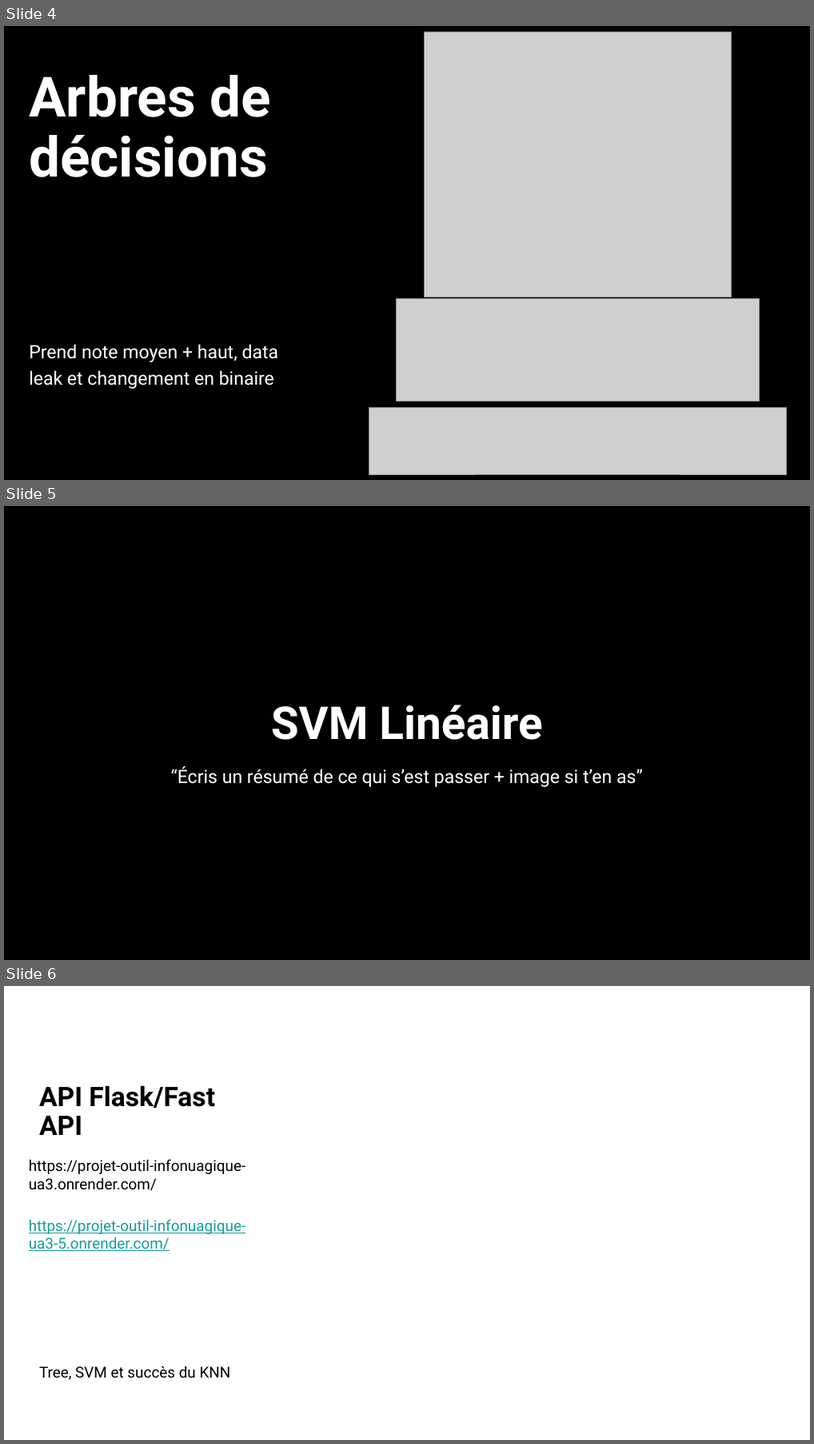
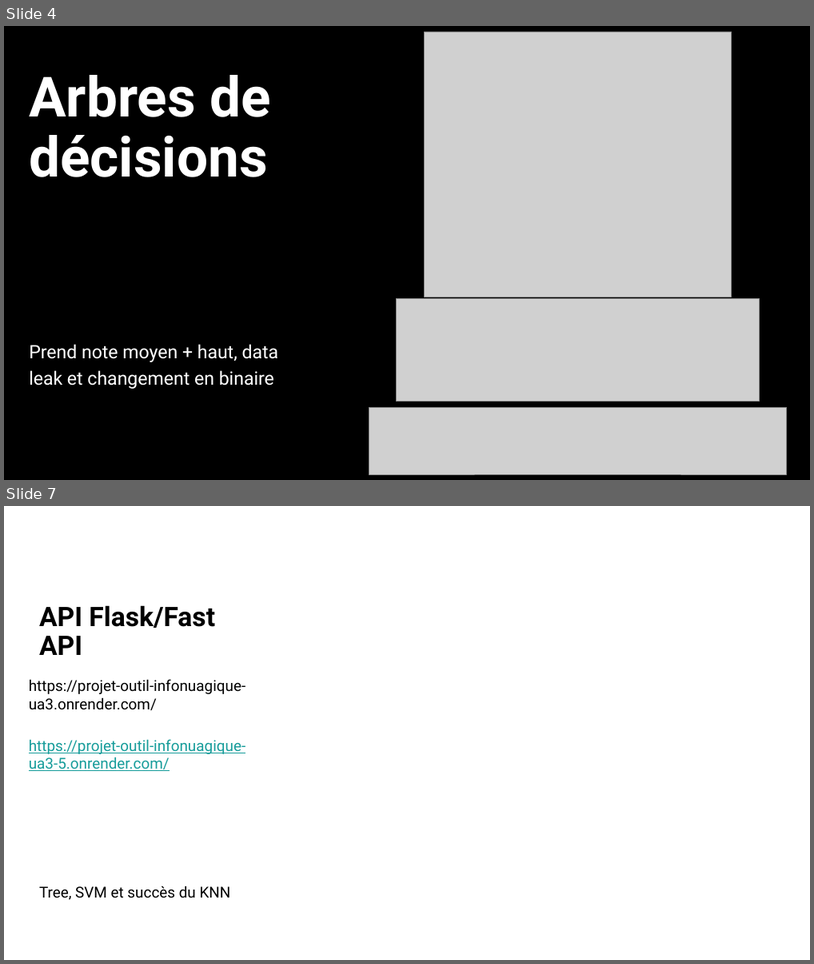
Before and after one commit to seguinx/Movie-Recommendation-System, a slide deck: RecFilmsUA3.pptx. Shown one above the other, each under a label of ours: slides 4, 5 and 6 before the commit, slides 4 and 7 after it; the slides between them are not shown. The pictures are 814x1444 and 814x964 pixels, drawn with LibreOffice and Linux fonts; fonts in the diff are those of the drawing; grey boxes stand for pictures; background and template pictures are left out. Boxes give left, top, right and bottom in pixels: in the first picture for what was removed or moved away, otherwise in the second. Text is boxed around its words. In the diff, an @@ line names an element or a change of style, - is before the commit and + after.

```diff
--- a/RecFilmsUA3.pptx
+++ b/RecFilmsUA3.pptx
@@ slide 5 removed at (4,506,810,960), background picture (left out) @@
@@ title removed at (271,704,542,740) @@
-SVM Linéaire
@@ subtitle removed at (171,766,643,787) @@
-“Écris un résumé de ce qui s’est passer + image si t’en as”
@@ what was slide 6 is now slide 7 @@
```
Also in this commit, not shown: 2 slides added.
